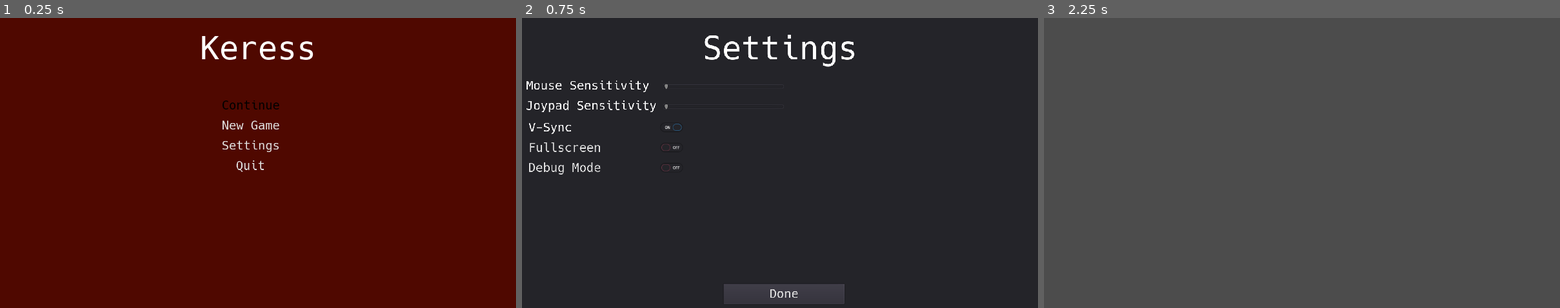
Above: before the commit, frames 1-3 (left to right).
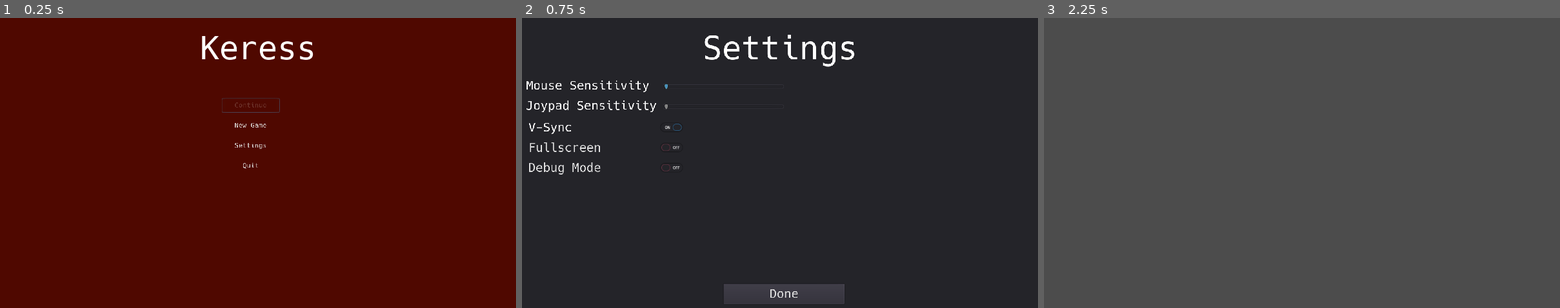
Above: after the commit, the same moments.

Repository: duckinator/keress
Game: Godot game, scene res://menus/MainMenu.tscn
Same seed, same stepped clock (60 frames per second), same inputs: the game is played once before the commit and once after it.
Inputs:
- Up to frame 1 (0.25 s): no input
- Up to frame 2 (0.75 s): click "Settings" at 0.5 s
- Up to frame 3 (2.25 s): click "Done" at 1.25 s; click "New Game" at 2 s

The runs differ from the first frame. In frame 1, 0.6% of the frame differs, in the area x 43-55%, y 27-54%; in frame 2, less than 0.1%; in frame 3, nothing differs.

Commit message:
Automagically focus the first element in the menu.

Diff:
--- a/src/menus/MainMenu.gd
+++ b/src/menus/MainMenu.gd
@@ -33,6 +33,8 @@
 
 	load_settings()
 
+	panel_select("Start")
+
 	Input.set_mouse_mode(Input.MOUSE_MODE_VISIBLE)
 
 
@@ -52,8 +54,22 @@
 
 # REQUIREMENT: There should be no panel named "none".
 func panel_select(selected):
+	var active = null
 	for panel in $Panels.get_children():
 		panel.visible = (panel.name == selected)
+		if panel.visible:
+			active = panel
+
+	if not active:
+		return null
+
+	for child in active.get_children():
+		if child.has_method("grab_focus") and not child is Label:
+			print(str(child.name) + " has grab_focus()")
+			child.grab_focus()
+			break
+
+	return active
 
 # TODO: Add quit prompt.
 func quit():
--- a/src/menus/MainMenu.tscn
+++ b/src/menus/MainMenu.tscn
@@ -17,27 +17,6 @@
 size = 80
 outline_color = Color( 0.462745, 0.462745, 0.462745, 1 )
 use_filter = true
-font_data = ExtResource( 2 )
-
-[sub_resource type="DynamicFont" id=4]
-size = 30
-outline_color = Color( 0.462745, 0.462745, 0.462745, 1 )
-use_filter = true
-font_data = ExtResource( 2 )
-
-[sub_resource type="DynamicFont" id=5]
-size = 30
-outline_color = Color( 0.462745, 0.462745, 0.462745, 1 )
-use_filter = true
-font_data = ExtResource( 2 )
-
-[sub_resource type="DynamicFont" id=6]
-size = 30
-use_filter = true
-font_data = ExtResource( 2 )
-
-[sub_resource type="DynamicFont" id=7]
-size = 30
 font_data = ExtResource( 2 )
 
 [sub_resource type="DynamicFont" id=9]
@@ -101,7 +80,7 @@
 align = 1
 valign = 1
 
-[node name="Button_Continue" type="LinkButton" parent="Panels/Start"]
+[node name="Button_Continue" type="Button" parent="Panels/Start"]
 anchor_left = 0.5
 anchor_top = 0.5
 anchor_right = 0.5
@@ -114,11 +93,10 @@
 focus_neighbour_bottom = NodePath("../Button_New_Game")
 focus_next = NodePath("../Button_New_Game")
 focus_previous = NodePath("../Button_Quit")
-custom_fonts/font = SubResource( 4 )
 text = "Continue"
-underline = 1
-
-[node name="Button_New_Game" type="LinkButton" parent="Panels/Start"]
+flat = true
+
+[node name="Button_New_Game" type="Button" parent="Panels/Start"]
 anchor_left = 0.5
 anchor_top = 0.5
 anchor_right = 1.0
@@ -131,11 +109,10 @@
 focus_neighbour_bottom = NodePath("../Button_Settings")
 focus_next = NodePath("../Button_Settings")
 focus_previous = NodePath("../Button_Continue")
-custom_fonts/font = SubResource( 5 )
 text = "New Game"
-underline = 1
-
-[node name="Button_Settings" type="LinkButton" parent="Panels/Start"]
+flat = true
+
+[node name="Button_Settings" type="Button" parent="Panels/Start"]
 anchor_left = 0.5
 anchor_top = 0.5
 anchor_right = 1.0
@@ -148,26 +125,24 @@
 focus_neighbour_bottom = NodePath("../Button_Quit")
 focus_next = NodePath("../Button_Quit")
 focus_previous = NodePath("../Button_New_Game")
-custom_fonts/font = SubResource( 6 )
 text = "Settings"
-underline = 1
-
-[node name="Button_Quit" type="LinkButton" parent="Panels/Start"]
-anchor_left = 0.5
-anchor_top = 0.5
-anchor_right = 1.0
-anchor_bottom = 1.0
-margin_left = -55.0
+flat = true
+
+[node name="Button_Quit" type="Button" parent="Panels/Start"]
+anchor_left = 0.5
+anchor_top = 0.5
+anchor_right = 1.0
+anchor_bottom = 1.0
+margin_left = -90.0
 margin_top = -11.0
-margin_right = -623.0
+margin_right = -586.0
 margin_bottom = -335.0
 focus_neighbour_top = NodePath("../Button_Settings")
 focus_neighbour_bottom = NodePath("../Button_Continue")
 focus_next = NodePath("../Button_Continue")
 focus_previous = NodePath("../Button_Settings")
-custom_fonts/font = SubResource( 7 )
 text = "Quit"
-underline = 1
+flat = true
 
 [node name="Settings" type="Panel" parent="Panels"]
 visible = false
Not shown: 1 places in src/menus/MainMenu.tscn that only renumber resources
